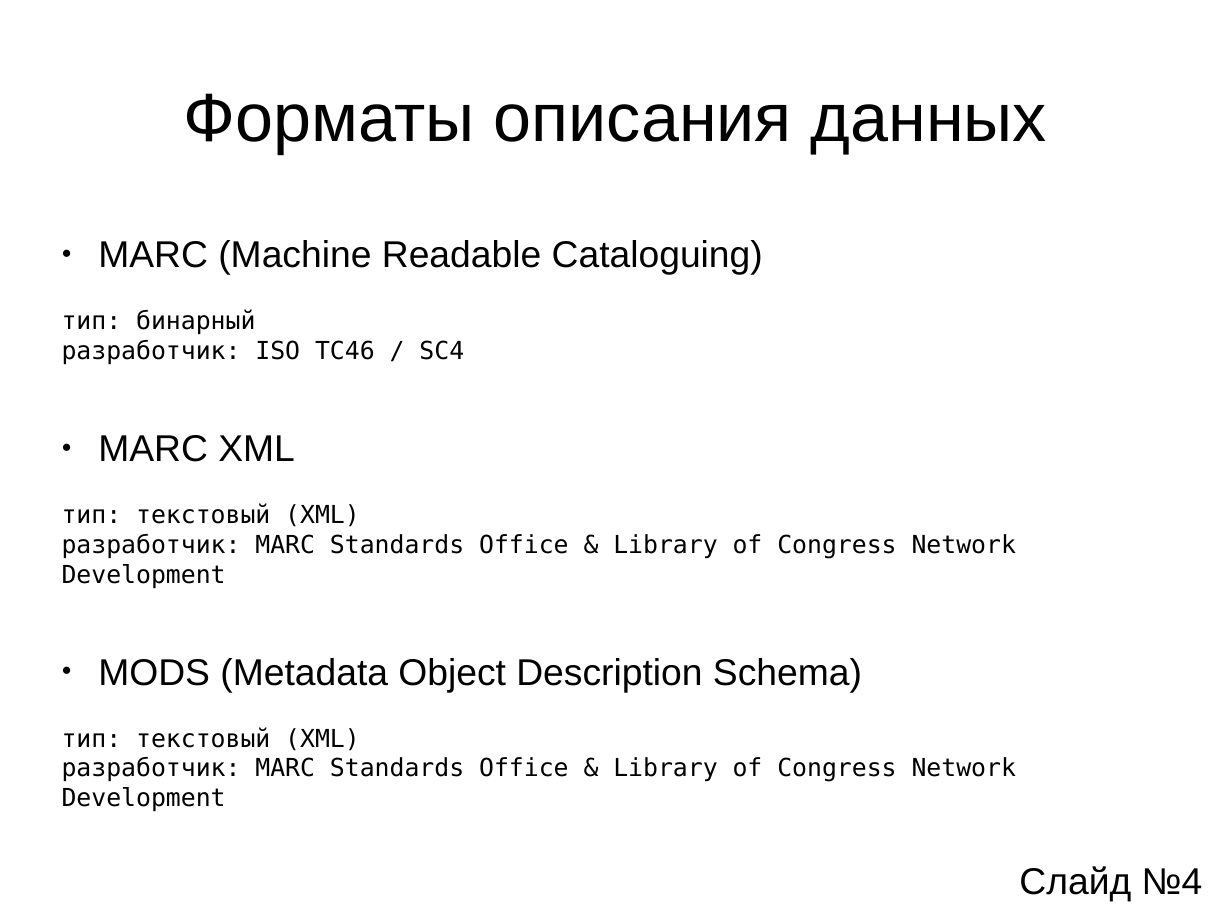
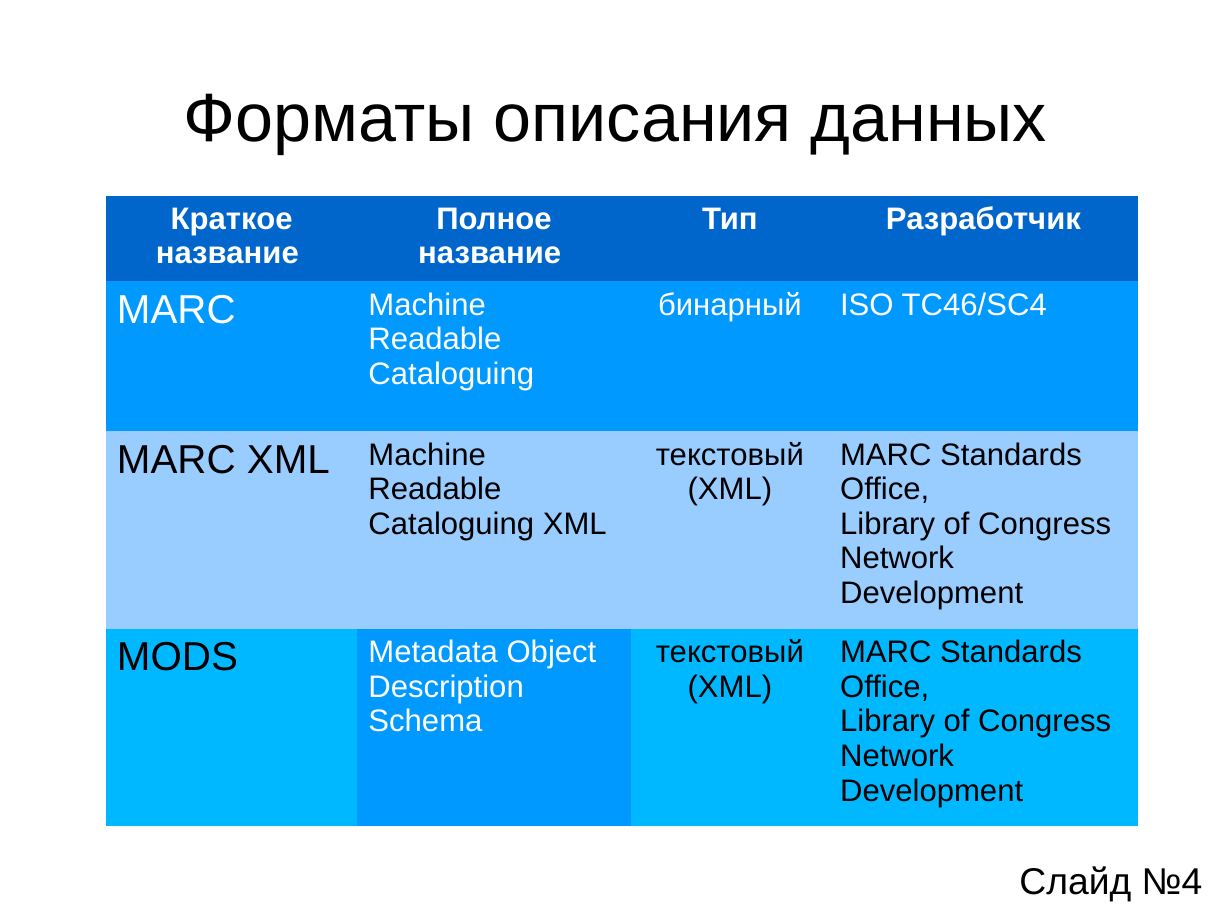
Before and after one commit to aeremenok/a-team-777, a slide deck: slide 4 of diploma/ssv/ssv-presentation.odp. Drawn at 1232x924 pixels with LibreOffice and Linux fonts; fonts in the diff are those of the drawing. Boxes give left, top, right and bottom in pixels: in the first picture for what was removed or moved away, otherwise in the second. Text is boxed around its words. In the diff, an @@ line names an element or a change of style, - is before the commit and + after.

```diff
--- a/diploma/ssv/ssv-presentation.odp
+++ b/diploma/ssv/ssv-presentation.odp
@@ table added at bbox=[106, 196, 1139, 811], 4 rows, 4 columns @@
+Краткое название | Полное название | Тип | Разработчик
+MARC | Machine Readable Cataloguing | бинарный | ISO TC46/SC4
+MARC XML | Machine Readable Cataloguing XML | текстовый (XML) | MARC Standards Office, / Library of Congress Network Development
+MODS | Metadata Object Description Schema | текстовый (XML) | MARC Standards Office, / Library of Congress Network Development
@@ subtitle removed at bbox=[62, 240, 1016, 812] @@
-● MARC (Machine Readable Cataloguing)
-тип: бинарный
-разработчик: ISO TC46 / SC4
-● MARC XML
-тип: текстовый (XML)
-разработчик: MARC Standards Office & Library of Congress Network Development
-● MODS (Metadata Object Description Schema)
-тип: текстовый (XML)
-разработчик: MARC Standards Office & Library of Congress Network Development
```
Also in this commit, not shown: 2 other slides changed, 1 other file.
